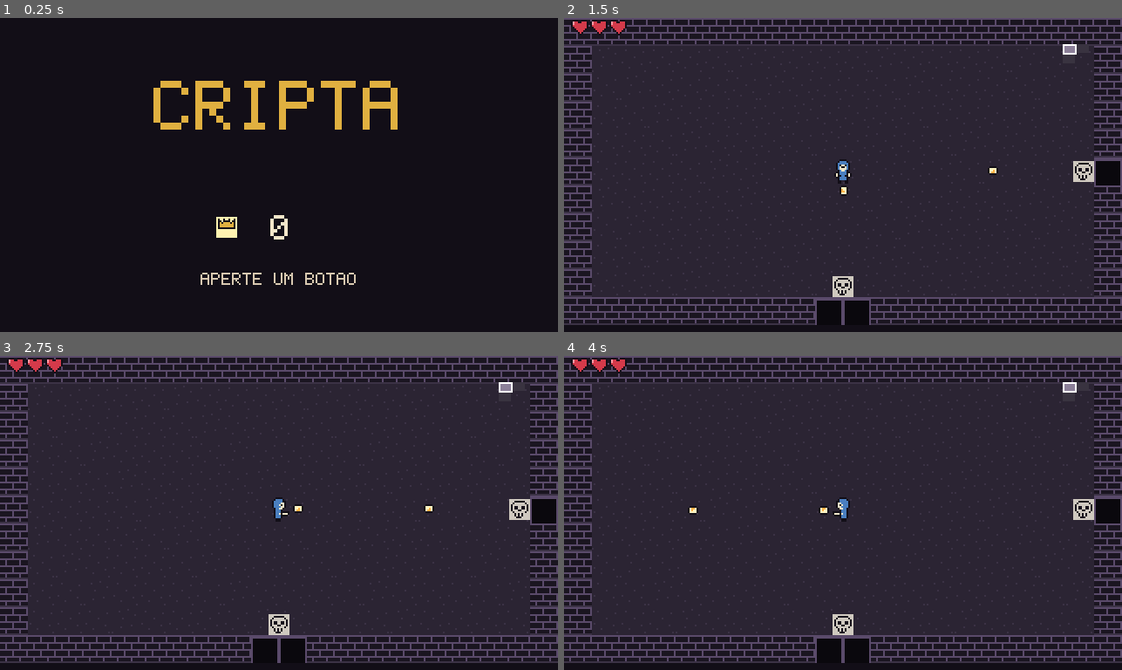
Above: before the commit, frames 1-4 (two rows, left to right).
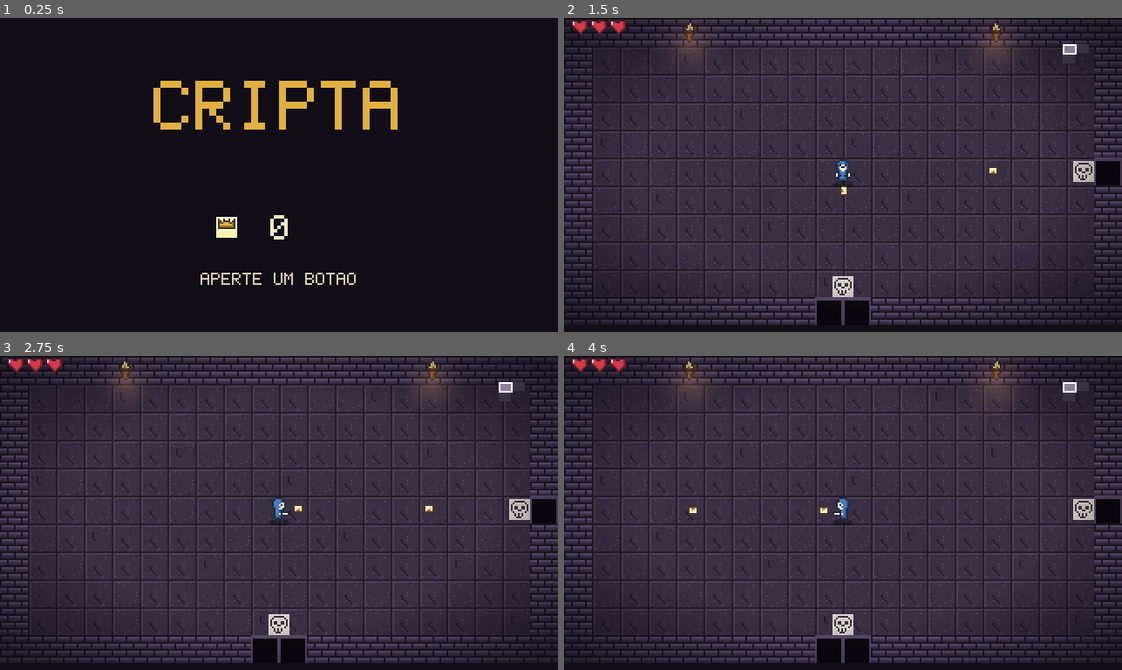
Above: after the commit, the same moments.

Repository: TiagoKoakoski/cripta
Game: Godot game, scene res://scenes/main.tscn
Two runs of this game, one before a commit and one after it. Both use one fixed random seed, a clock stepped at 60 frames per second and the inputs below.
Inputs (mouse positions are in pixels of both pictures, inside the frame that each line leads up to):
- Up to frame 1 (0.25 s): no input
- Up to frame 2 (1.5 s): tap Enter (confirmar) at 0.5, 0.6, 1.25 s; move the mouse to (965, 159) at 0.52 s; hold Right (atirar_direita) 0.53-1.28 s; click (965, 159) at 0.67 s; tap Space at 0.77 s; move the mouse to (731, 190) at 1.27 s; hold Down (atirar_baixo) from 1.28 s (still down); tap Keypad Enter at 1.35 s
- Up to frame 3 (2.75 s): tap Space at 1.52 s; tap Enter (confirmar) at 2, 2.1 s; move the mouse to (334, 443) at 2.02 s; release Down (atirar_baixo) at 2.03 s; hold Right (atirar_direita) from 2.03 s (still down)
- Up to frame 4 (4 s): tap Enter (confirmar) at 2.75, 3.5, 3.6 s; move the mouse to (815, 575) at 2.77 s; release Right (atirar_direita) at 2.78 s; hold Up (atirar_cima) 2.78-3.53 s; tap Keypad Enter at 2.85 s; click (815, 575) at 2.92 s; tap Space at 3.02, 3.77 s; move the mouse to (1010, 560) at 3.52 s; hold Left (atirar_esquerda) from 3.53 s (still down)

The runs differ from the first frame. In frame 1, 0.1% of the frame differs, in the area x 38-43%, y 63-70%; in frame 2, 27%; in frame 3, 27%; in frame 4, 27%, in the area x 0-100%, y 0-98%.

Commit message:
arte: sombreamento automático, chão/parede/pilar novos, tochas com brilho, vinheta, sombras; HUD com itens e anúncio
Co-Authored-By: Claude Opus 5.5 <noreply@anthropic.com>
Claude-Session: https://claude.ai/code/session_01QkdjkHZogMhJvqEukGJAqW

Diff:
--- a/scripts/andar.gd
+++ b/scripts/andar.gd
@@ -74,7 +74,9 @@
 	sala.configurar(cfg, partida)
 	sala.saiu.connect(func(d: Vector2i) -> void: _mudar.call_deferred(pos + d, -d))
 	sala.limpa.connect(func() -> void: partida.limpar_sala(pos))
-	sala.item_pego.connect(func(_i: String) -> void: partida.limpar_sala(pos))
+	sala.item_pego.connect(func(i: String) -> void:
+		partida.limpar_sala(pos)
+		hud.anunciar(i))
 	sala.coracao_pego.connect(func() -> void: _cfg[pos]["coracao"] = false)
 	sala.jogador_morreu.connect(func() -> void: derrota.emit())
 	sala.chefe_morto.connect(func() -> void:
--- a/scripts/efeitos.gd
+++ b/scripts/efeitos.gd
@@ -38,3 +38,12 @@
 
 static func explosao(pai: Node, pos: Vector2) -> void:
 	_particulas(pai, pos, Color(1, 0.6, 0.25), 18, 110.0, 0.35)
+
+
+static func sombra_para(no: Node2D, dy := 0.0) -> void:
+	var s := Sprite2D.new()
+	s.texture = load("res://arte/sombra.png")
+	s.position = Vector2(0, dy)
+	s.z_index = -1
+	s.show_behind_parent = true
+	no.add_child(s)
--- a/scripts/hud.gd
+++ b/scripts/hud.gd
@@ -6,10 +6,22 @@
 	GeradorAndar.TESOURO: Color(0.88, 0.7, 0.25), GeradorAndar.FONTE: Color(0.3, 0.6, 0.85),
 	GeradorAndar.CHEFE: Color(0.85, 0.25, 0.3)}
 
+const NOMES := {"espada": "ESPADA", "raio": "RAIO", "coracao_extra": "CORAÇÃO", "botas": "BOTAS",
+	"tiro_triplo": "TIRO TRIPLO", "alcance": "ALCANCE", "ricochete": "RICOCHETE", "perfurante": "PERFURANTE",
+	"teleguiado": "TELEGUIADO", "explosivo": "EXPLOSIVO", "gelo": "GELO", "retaguarda": "RETAGUARDA"}
+const DESCRICOES := {"espada": "dano +1", "raio": "atira mais rápido", "coracao_extra": "+1 coração",
+	"botas": "anda mais rápido", "tiro_triplo": "3 tiros em leque", "alcance": "tiro vai mais longe",
+	"ricochete": "o tiro quica na parede", "perfurante": "o tiro atravessa inimigos",
+	"teleguiado": "o tiro persegue inimigos", "explosivo": "o tiro explode", "gelo": "o tiro congela",
+	"retaguarda": "atira também para trás"}
+
 var partida: Partida
 var andar: Node
 var _coracoes: Array[Sprite2D] = []
 var _mapa: Node2D
+var _icones: Node2D
+var _aviso: Label
+var _aviso_t := 0.0
 
 
 func _init(p: Partida, a: Node) -> void:
@@ -23,13 +35,64 @@
 		s.position = Vector2(10 + i * 11, 6)
 		add_child(s)
 		_coracoes.append(s)
+	_icones = Node2D.new()
+	_icones.position = Vector2(8, 168)
+	add_child(_icones)
+	_aviso = Label.new()
+	_aviso.position = Vector2(0, 24)
+	_aviso.size = Vector2(320, 30)
+	_aviso.horizontal_alignment = HORIZONTAL_ALIGNMENT_CENTER
+	_aviso.add_theme_font_size_override("font_size", 8)
+	_aviso.add_theme_color_override("font_color", Color(1, 0.92, 0.6))
+	_aviso.add_theme_color_override("font_outline_color", Color(0.08, 0.05, 0.1))
+	_aviso.add_theme_constant_override("outline_size", 3)
+	_aviso.visible = false
+	add_child(_aviso)
 	_mapa = Node2D.new()
 	_mapa.position = origem_mapa()
 	_mapa.draw.connect(_desenhar_mapa)
 	add_child(_mapa)
 
 
-func _process(_d: float) -> void:
+## mostra o nome e o efeito do item por 2,5 s
+func anunciar(item: String) -> void:
+	if not NOMES.has(item):
+		return
+	_aviso.text = "%s\n%s" % [NOMES[item], DESCRICOES[item]]
+	_aviso.visible = true
+	_aviso.modulate.a = 1.0
+	_aviso_t = 2.5
+
+
+func mensagem() -> String:
+	return _aviso.text if _aviso.visible else ""
+
+
+func icones_itens() -> int:
+	return _icones.get_child_count()
+
+
+func _atualizar_icones() -> void:
+	if _icones.get_child_count() == partida.itens_pegos.size():
+		return
+	for c: Node in _icones.get_children():
+		_icones.remove_child(c)
+		c.queue_free()
+	for i in partida.itens_pegos.size():
+		var s := Sprite2D.new()
+		s.texture = load("res://arte/item_%s.png" % partida.itens_pegos[i])
+		s.scale = Vector2(0.75, 0.75)
+		s.position = Vector2(i * 12, 0)
+		_icones.add_child(s)
+
+
+func _process(d: float) -> void:
+	_atualizar_icones()
+	if _aviso_t > 0.0:
+		_aviso_t -= d
+		_aviso.modulate.a = clampf(_aviso_t / 0.6, 0.0, 1.0)
+		if _aviso_t <= 0.0:
+			_aviso.visible = false
 	for i in _coracoes.size():
 		_coracoes[i].visible = i < partida.vida_max
 		_coracoes[i].frame = 0 if i < partida.vida else 1
--- a/scripts/inimigo.gd
+++ b/scripts/inimigo.gd
@@ -54,13 +54,16 @@
 	e.motion_mode = CharacterBody2D.MOTION_MODE_FLOATING
 	e.collision_layer = Camadas.INIMIGO
 	e.collision_mask = Camadas.PAREDE if tipo_ in VOADORES else Camadas.PAREDE | Camadas.PILAR
+	Efeitos.sombra_para(e, 6.0 if tipo_ in VOADORES else 0.0)
 	e._sprite = Sprite2D.new()
 	e._sprite.texture = load("res://arte/%s.png" % SPRITE[tipo_])
 	e._sprite.hframes = 2
+	if tipo_ == "rei":
+		e._sprite.scale = Vector2(1.5, 1.5)
 	e.add_child(e._sprite)
 	var c := CollisionShape2D.new()
 	var r := RectangleShape2D.new()
-	r.size = Vector2(12, 10) if tipo_ != "slime_pequeno" else Vector2(8, 7)
+	r.size = Vector2(18, 15) if tipo_ == "rei" else (Vector2(12, 10) if tipo_ != "slime_pequeno" else Vector2(8, 7))
 	c.shape = r
 	c.position = Vector2(0, 2)
 	e.add_child(c)
--- a/scripts/jogador.gd
+++ b/scripts/jogador.gd
@@ -22,6 +22,7 @@
 	j.motion_mode = CharacterBody2D.MOTION_MODE_FLOATING
 	j.collision_layer = Camadas.JOGADOR
 	j.collision_mask = Camadas.PAREDE | Camadas.PILAR
+	Efeitos.sombra_para(j, 1.0)
 	j._sprite = Sprite2D.new()
 	j._sprite.texture = load("res://arte/heroi.png")
 	j._sprite.hframes = 8
--- a/scripts/sala.gd
+++ b/scripts/sala.gd
@@ -282,7 +282,7 @@
 # ------------------------------------------------------------------ montagem
 
 func _montar_chao_e_paredes(portas: Dictionary, layout: int) -> void:
-	var chao := [load("res://arte/chao.png"), load("res://arte/chao2.png")]
+	var chao := [load("res://arte/chao.png"), load("res://arte/chao2.png"), load("res://arte/chao3.png")]
 	var parede: Texture2D = load("res://arte/parede.png")
 	var pilar: Texture2D = load("res://arte/pilar.png")
 	var vaos := {}
@@ -294,7 +294,8 @@
 		for x in COLS:
 			var t := Vector2i(x, y)
 			var borda := x == 0 or y == 0 or x == COLS - 1 or y == LINS - 1
-			var tex: Texture2D = chao[1 if (x * 7 + y * 3) % 5 == 0 else 0]
+			var v := (x * 7 + y * 13 + x * y) % 9
+			var tex: Texture2D = chao[2 if v == 0 else (1 if v < 3 else 0)]
 			if borda and not vaos.has(t):
 				tex = parede
 				_solido(t, Camadas.PAREDE)
@@ -311,6 +312,46 @@
 			add_child(s)
 	for d: Vector2i in portas:
 		_criar_porta(d, portas[d])
+	_decorar()
+
+
+var _tochas: Array[Sprite2D] = []
+var _brilhos: Array[Sprite2D] = []
+var _t_deco := 0.0
+
+
+## tochas na parede de cima (com brilho aditivo) e vinheta escurecendo as bordas
+func _decorar() -> void:
+	var mat := CanvasItemMaterial.new()
+	mat.blend_mode = CanvasItemMaterial.BLEND_MODE_ADD
+	for x: int in [4, 15]:
+		var t := Sprite2D.new()
+		t.texture = load("res://arte/tocha.png")
+		t.hframes = 2
+		t.position = Vector2(x * T + 8, 9)
+		t.z_index = -7
+		add_child(t)
+		_tochas.append(t)
+		var b := Sprite2D.new()
+		b.texture = load("res://arte/brilho.png")
+		b.material = mat
+		b.position = t.position + Vector2(0, 6)
+		b.z_index = -6
+		add_child(b)
+		_brilhos.append(b)
+	var v := Sprite2D.new()
+	v.texture = load("res://arte/vinheta.png")
+	v.centered = false
+	v.z_index = 30
+	add_child(v)
+
+
+func _process(delta: float) -> void:
+	_t_deco += delta
+	for i in _tochas.size():
+		_tochas[i].frame = int(_t_deco * 6.0 + i) % 2
+		var f := 1.0 + 0.08 * sin(_t_deco * 11.0 + i * 2.0) + 0.05 * sin(_t_deco * 23.0)
+		_brilhos[i].scale = Vector2(f, f)
 
 
 func _tiles_porta(d: Vector2i) -> Array[Vector2i]:
--- a/tests/teste_assets.gd
+++ b/tests/teste_assets.gd
@@ -5,8 +5,10 @@
 	"tiro": 1, "tiro_inimigo": 1, "coracao": 2, "fonte": 1, "pedestal": 1, "item_espada": 1, "item_raio": 1,
 	"item_coracao_extra": 1, "item_botas": 1, "item_tiro_triplo": 1, "item_alcance": 1, "icone_combate": 1,
 	"icone_tesouro": 1, "icone_fonte": 1, "icone_chefe": 1, "chao": 1, "chao2": 1, "parede": 1, "pilar": 1,
-	"porta_fechada": 1, "porta_aberta": 1, "digitos": 10}
-const OUTRAS := ["titulo", "texto_fim", "texto_vitoria", "texto_aperte"]
+	"porta_fechada": 1, "porta_aberta": 1, "digitos": 10, "chao3": 1, "aranha": 2, "fantasma": 2, "olho": 2,
+	"mago": 2, "tocha": 2, "sombra": 1, "coracao_chao": 1, "item_ricochete": 1, "item_perfurante": 1,
+	"item_teleguiado": 1, "item_explosivo": 1, "item_gelo": 1, "item_retaguarda": 1}
+const OUTRAS := ["titulo", "texto_fim", "texto_vitoria", "texto_aperte", "brilho", "vinheta"]
 const SONS := ["tiro", "acerto", "morte_inimigo", "dano", "item", "porta", "vitoria", "derrota", "fonte"]
 
 var falhou := 0
--- a/tests/teste_navegacao.gd
+++ b/tests/teste_navegacao.gd
@@ -15,7 +15,7 @@
 			"teste_fonte_uma_vez", "teste_chefe_morto_vence", "teste_morte_derrota", "teste_hud",
 			"teste_minimapa_revela",
 			"teste_chefe_longe_da_entrada", "teste_minimapa_dentro_do_canto", "teste_dois_tesouros_diferentes",
-			"teste_coracao_persiste", "teste_coracao_sorteado"]:
+			"teste_coracao_persiste", "teste_coracao_sorteado", "teste_hud_itens"]:
 		await call(t)
 	print("Resultado: %d ok, %d falhas" % [passou, falhou])
 	quit(1 if falhou > 0 else 0)
@@ -262,3 +262,16 @@
 		await fim(a)
 	var taxa := float(com) / total
 	checa(taxa > 0.2 and taxa < 0.4, "cerca de 30%% das salas de combate soltam coração (%.2f)" % taxa)
+
+
+func teste_hud_itens() -> void:
+	var a := novo_andar()
+	var t := sala_do_tipo(a, GeradorAndar.TESOURO)
+	var item: String = a._cfg[t]["item"]
+	a.entrar(t, Vector2i.DOWN)
+	await frames(3)
+	await tocar_objeto(a)
+	await frames(2)
+	checa(a.hud.icones_itens() == 1, "HUD mostra o ícone do item pego (%d)" % a.hud.icones_itens())
+	checa(a.hud.mensagem().begins_with(Hud.NOMES[item]), "HUD anuncia o item: '%s'" % a.hud.mensagem())
+	await fim(a)
Binary file changed: arte/aranha.png
Binary file added: arte/brilho.png
Not shown, added: arte/brilho.png.import
Binary file changed: arte/chao.png
Binary file changed: arte/chao2.png
Binary file added: arte/chao3.png
Not shown, added: arte/chao3.png.import
Binary file changed: arte/coracao.png
Binary file changed: arte/coracao_chao.png
Binary file changed: arte/esqueleto.png
Binary file changed: arte/fantasma.png
Binary file changed: arte/fonte.png
(and 33 more such lines)
